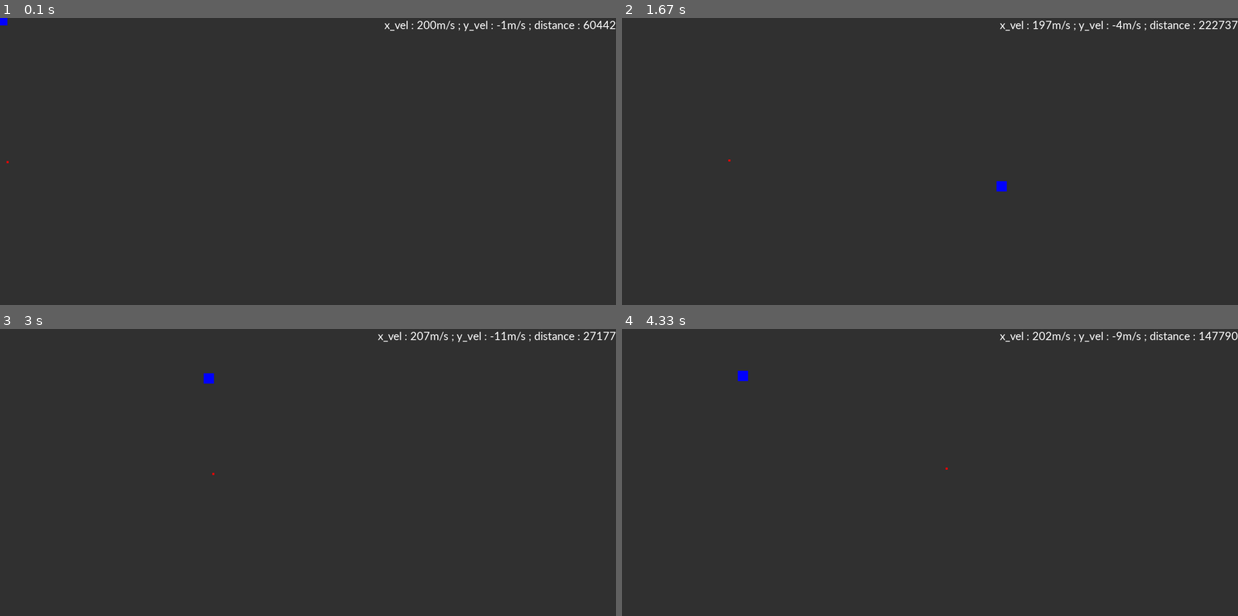
Above: before the commit, frames 1-4 (two rows, left to right).
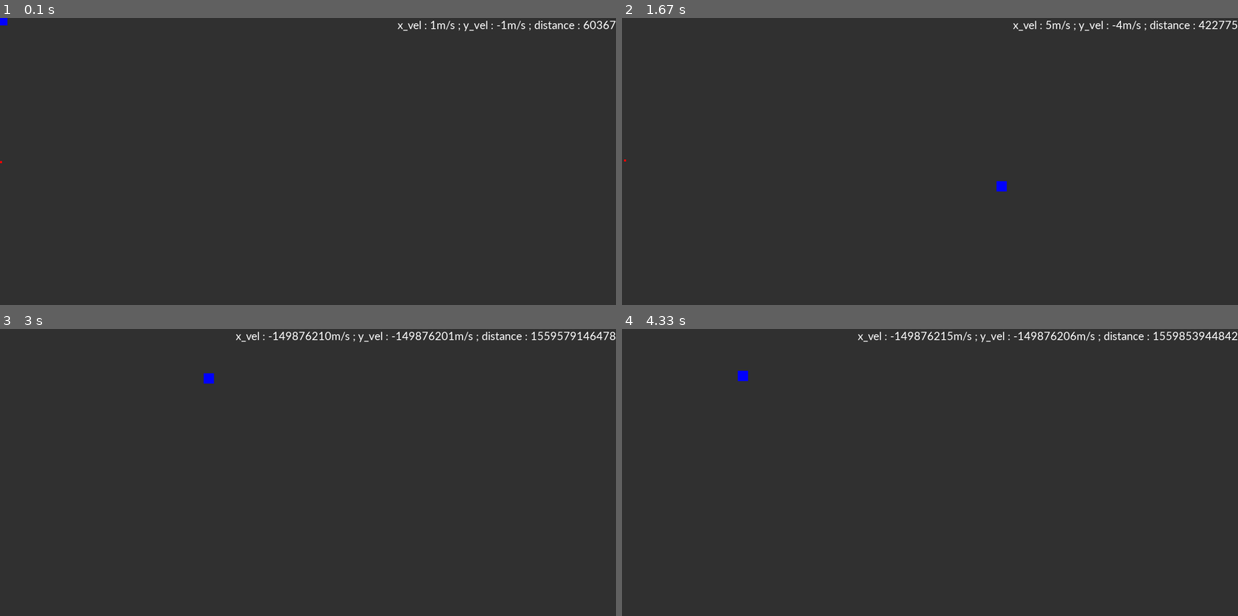
Above: after the commit, the same moments.

Repository: Manan-200/Python
Game: pygame game, started from Random_programs/gravity.py
Same seed, same stepped clock (60 frames per second), same inputs: the game is played once before the commit and once after it.
Inputs (mouse positions are in pixels of both pictures, inside the frame that each line leads up to):
- Up to frame 1 (0.1 s): no input
- Up to frame 2 (1.67 s): tap R at 0.33 s; click (930, 178) at 0.72 s; click (1022, 61) at 1.05 s; click (1003, 187) at 1.38 s
- Up to frame 3 (3 s): click (0, 469) at 1.72 s; click (277, 547) at 2.05 s; click (542, 578) at 2.38 s; click (209, 377) at 2.72 s
- Up to frame 4 (4.33 s): click (622, 472) at 3.05 s; click (726, 501) at 3.38 s; click (1145, 529) at 3.72 s; click (745, 374) at 4.05 s

The runs differ from the first frame. In frame 1, 0.2% of the frame differs, in the area x 0-100%, y 0-51%; in frame 2, 0.2%; in frame 3, 0.9%; in frame 4, 0.9%, in the area x 38-100%, y 0-50%.

Commit message:
Added code

Diff:
--- a/Random_programs/gravity copy.py
+++ /dev/null
@@ -1,91 +0,0 @@
-import pygame
-pygame.font.init()
-
-width, height = 1500, 700
-fps = 120
-x_vel, y_vel = 0, 0
-counter = 0
-collided = False
-planet_mass = 6*(10**9)
-star_mass = 6*(10**18)
-G = 6.67 * 10 ** (-11)
-R = 0
-
-vel_font = pygame.font.SysFont("calibri", 30)
-
-clock = pygame.time.Clock()
-
-win = pygame.display.set_mode((width, height))
-
-class Planet:
-    def __init__(self, x, y, w, h, mass):
-        self.x = x
-        self.y = y
-        self.w = w
-        self.h = h
-        self.mass = mass
-        self.Rect = None
-
-    def draw(self):
-        self.Rect = pygame.Rect(self.x, self.y, self.w, self.h)
-        pygame.draw.rect(win, (255, 0, 0), self.Rect)
-
-    def move_x(self, vel):
-        self.x += vel
-
-    def move_y(self, vel):
-        self.y += vel
-
-class Star(Planet):
-    def draw(self):
-        self.Rect = pygame.Rect(self.x, self.y, self.w, self.h)
-        pygame.draw.rect(win, (0, 0, 255), self.Rect)
-
-planet = Planet(0, height//2, 5, 5, planet_mass)
-
-while True:
-
-    for event in pygame.event.get():
-        if event.type == pygame.QUIT:
-            quit()
-        if event.type == pygame.KEYDOWN:
-            if event.key == pygame.K_r:
-                collided = False
-                planet.x, planet.y = 0, height//2
-                x_vel, y_vel = 0, 0
-
-    clock.tick(fps)
-
-    counter += 1
-
-    vel_text = vel_font.render((f"x_vel : {round(x_vel)}m/s ; y_vel : {round(y_vel)}m/s ; distance : {round(R)}"), 1, (255, 255, 255))
-
-    win.fill((50, 50, 50))
-
-    star = Star(pygame.mouse.get_pos()[0] - 12.5, pygame.mouse.get_pos()[1] - 12.5, 25, 25, star_mass)
-
-    if collided == False:
-        planet.draw()
-    star.draw()
-
-    win.blit(vel_text, (width - vel_text.get_width(),0))
-
-    R = (((star.x + star.w/2) - (planet.x + planet.w/2))**2 + ((star.y + star.h/2) - (planet.y + planet.h/2))**2)*(1/2)
-    force = G * star.mass * planet.mass / R ** 2
-    accl = force / planet_mass
-
-    if (star.x + star.w/2) - (planet.x + planet.w/2) < 0:
-        accl *= -1
-
-    if planet.Rect.colliderect(star.Rect):
-        collided = True
-
-    if planet.x < -500:
-        x_vel *= -1
-    if planet.x > width + 500:
-        x_vel *= -1
-
-    x_vel += accl
-    planet.move_x(x_vel/fps)
-
-    pygame.display.update()
--- a/Random_programs/gravity.py
+++ b/Random_programs/gravity.py
@@ -3,11 +3,11 @@
 
 width, height = 1500, 700
 fps = 120
-x_vel, y_vel = 200, 0
+x_vel, y_vel = 0, 0
 counter = 0
+collided = False
 planet_mass = 6*(10**9)
 star_mass = 6*(10**18)
-x_list, y_list = [], []
 G = 6.67 * 10 ** (-11)
 R = 0
 
@@ -50,8 +50,9 @@
             quit()
         if event.type == pygame.KEYDOWN:
             if event.key == pygame.K_r:
+                collided = False
                 planet.x, planet.y = 0, height//2
-                x_vel, y_vel = 200, 0
+                x_vel, y_vel = 0, 0
 
     clock.tick(fps)
 
@@ -63,32 +64,36 @@
 
     star = Star(pygame.mouse.get_pos()[0] - 12.5, pygame.mouse.get_pos()[1] - 12.5, 25, 25, star_mass)
 
-    planet.draw()
+    if collided == False:
+        planet.draw()
     star.draw()
+
     win.blit(vel_text, (width - vel_text.get_width(),0))
-    x_list.append(planet.x + planet.w/2)
-    y_list.append(planet.y + planet.h/2)
 
     R = (((star.x + star.w/2) - (planet.x + planet.w/2))**2 + ((star.y + star.h/2) - (planet.y + planet.h/2))**2)*(1/2)
-    accl = G * star.mass / R ** 2
+    force = G * star.mass * planet.mass / R ** 2
+    accl_x = force / planet_mass
+    accl_y = force / planet_mass
 
-    if planet.x - (star.x + star.w/2) < 0:
-            x_vel += accl
-    if planet.x - (star.x + star.w/2) > 0:
-            x_vel -= accl
-    if planet.y - (star.y + star.h/2) < 0:
-            y_vel += accl
-    if planet.y - (star.y + star.h/2) > 0:
-            y_vel -= accl
+    if (star.x + star.w/2) - (planet.x + planet.w/2) < 0:
+        accl_x *= -1
+    if (star.y + star.h/2) - (planet.y + planet.h/2) < 0:
+        accl_y *= -1
 
-    if planet.x > width + 200:
+    if planet.Rect.colliderect(star.Rect):
+        collided = True
+
+    if planet.x < -500:
         x_vel *= -1
-    if planet.x < -200:
+    if planet.x > width + 500:
         x_vel *= -1
-    if planet.y > height + 200:
+    if planet.y < -500:
         y_vel *= -1
-    if planet.y < -200:
+    if planet.y > height + 500:
         y_vel *= -1
+
+    x_vel += accl_x
+    y_vel += accl_y
 
     planet.move_x(x_vel/fps)
     planet.move_y(y_vel/fps)
--- /dev/null
+++ b/Random_programs/path_finder.py
@@ -0,0 +1,38 @@
+import pygame
+import random
+
+nodes = []
+
+height, width = 600, 800
+win = pygame.display.set_mode((width, height))
+pygame.display.set_caption("Path Finder")
+
+class Node:
+    def __init__(self, id):
+        self.id = id
+        self.x = random.randint(10, width - 10)
+        self.y = random.randint(10, height - 10)
+    def draw(self):
+        pygame.draw.rect(win, (0, 0, 255), (self.x - 10, self.y - 10, 10, 10))
+
+for i in range (5):
+    node = Node(i+1)
+    nodes.append(node)
+
+running = True
+while running:
+
+    for event in pygame.event.get():
+        if event.type == pygame.QUIT:
+            running = False
+
+    win.fill((0, 0, 0))
+
+    #Random combination of nodes
+
+
+    #Drawing nodes
+    for node in nodes:
+        node.draw()
+
+    pygame.display.update()
